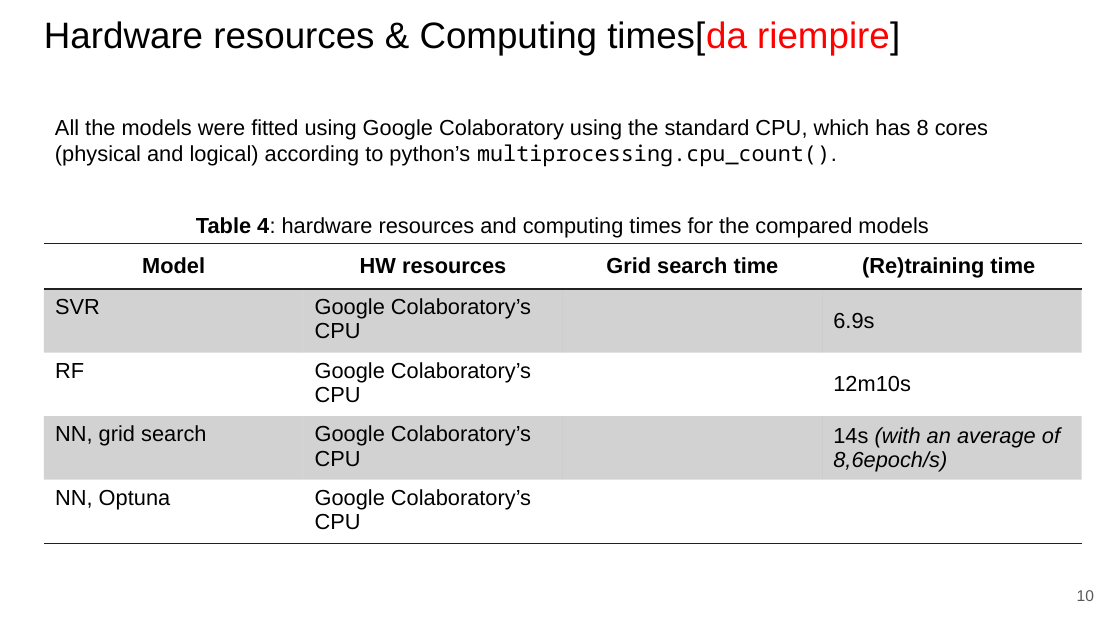
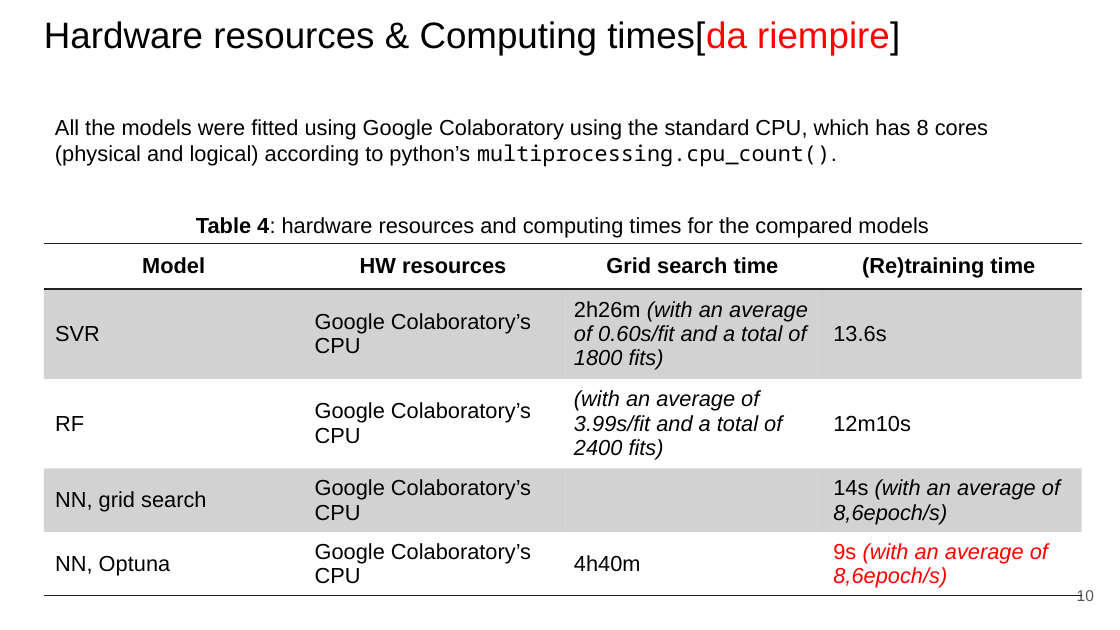
Before and after one commit to paolo-junior-mollica/machine-learning-project, a slide deck: slide 10 of relazione/Canduci_Marino_Mollica.pptx. Drawn at 1120x630 pixels with LibreOffice and Linux fonts; fonts in the diff are those of the drawing. Boxes give left, top, right and bottom in pixels: in the first picture for what was removed or moved away, otherwise in the second. Text is boxed around its words. In the diff, an @@ line names an element or a change of style, - is before the commit and + after.

```diff
--- a/relazione/Canduci_Marino_Mollica.pptx
+++ b/relazione/Canduci_Marino_Mollica.pptx
@@ table at [44,244,1083,596] @@
-row 2, column 3: 
+row 2, column 3: 2h26m (with an average of 0.60s/fit and a total of 1800 fits)
-row 2, column 4: 6.9s
+row 2, column 4: 13.6s
-row 3, column 3: 
+row 3, column 3: (with an average of 3.99s/fit and a total of 2400 fits)
-row 5, column 3: 
+row 5, column 3: 4h40m
-row 5, column 4: 
+row 5, column 4: 9s (with an average of 8,6epoch/s)
```
Also in this commit, not shown: 6 other slides changed.
